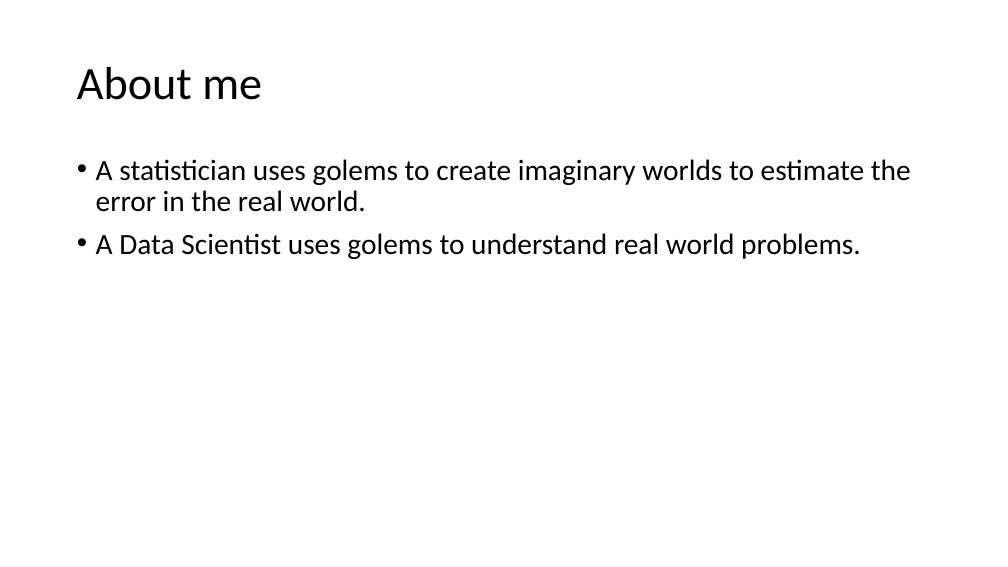
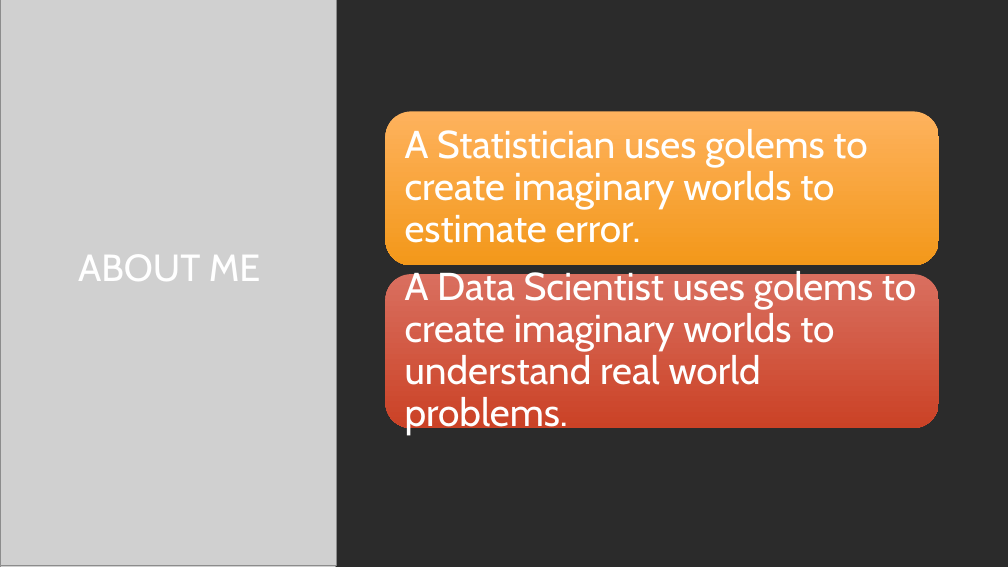
Before and after one commit to BenBarnard/pvaluePleasure, a slide deck: slide 2 of pvaluePleasure.pptx. Drawn at 1008x567 pixels with LibreOffice and Linux fonts; fonts in the diff are those of the drawing; grey boxes stand for pictures; background and template pictures are left out; a plain dark background stands for a picture behind light text. Boxes give left, top, right and bottom in pixels: in the first picture for what was removed or moved away, otherwise in the second. Text is boxed around its words. In the diff, an @@ line names an element or a change of style, - is before the commit and + after.

Commit message:
update

```diff
--- a/pvaluePleasure.pptx
+++ b/pvaluePleasure.pptx
@@ background #FFFFFF to picture (left out) @@
@@ rectangle added at [0,0,1008,567], fill #FFFFFF @@
@@ picture added at [0,0,336,567] @@
@@ picture added at [0,0,336,566] @@
@@ text removed at [96,159,911,259] @@
-• A statistician uses golems to create imaginary worlds to estimate the error in the real world.
-• A Data Scientist uses golems to understand real world problems.
@@ title at [78,254,260,281]: text changed; size 44 to 36 pt; font Calibri to Cabin; text colour #000000 to #FFFFFF @@
-About me
+ABOUT ME
@@ group added at [386,111,939,435]: 2 rounded rectangles, 2 texts @@
+A Statistician uses golems to create imaginary worlds to estimate error.
+A Data Scientist uses golems to create imaginary worlds to understand real world problems.
@@ group added at [0,0,88,566]: 7 freeform shapes, 1 rectangle @@
@@ group added at [0,0,91,566]: 9 freeform shapes, 2 rectangles @@
@@ group added at [0,0,994,567]: 12 freeform shapes, 2 rectangles @@
```
Also in this commit, not shown: 4 other slides changed, 3 slides added, 2 slides removed.
